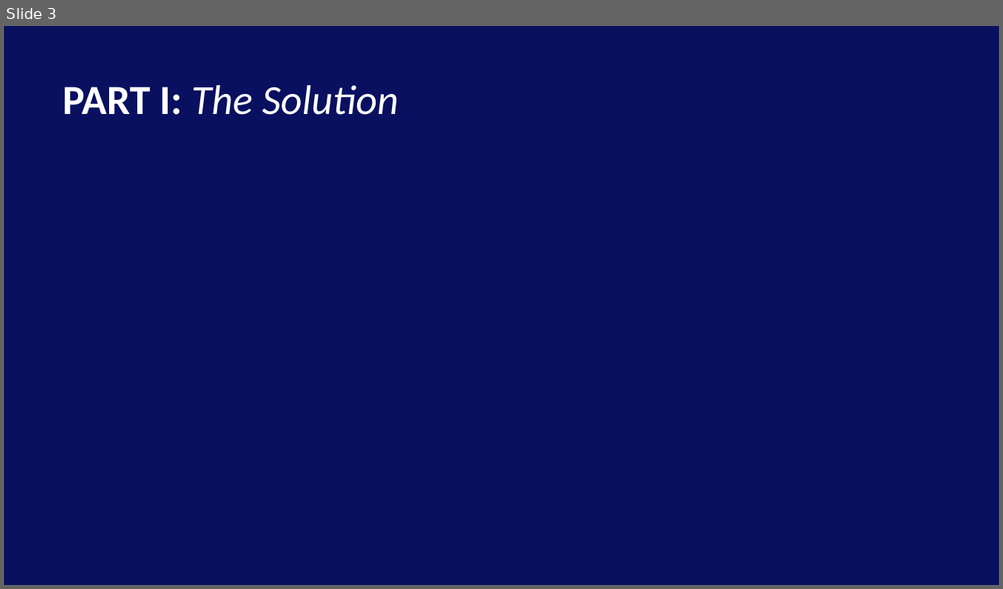
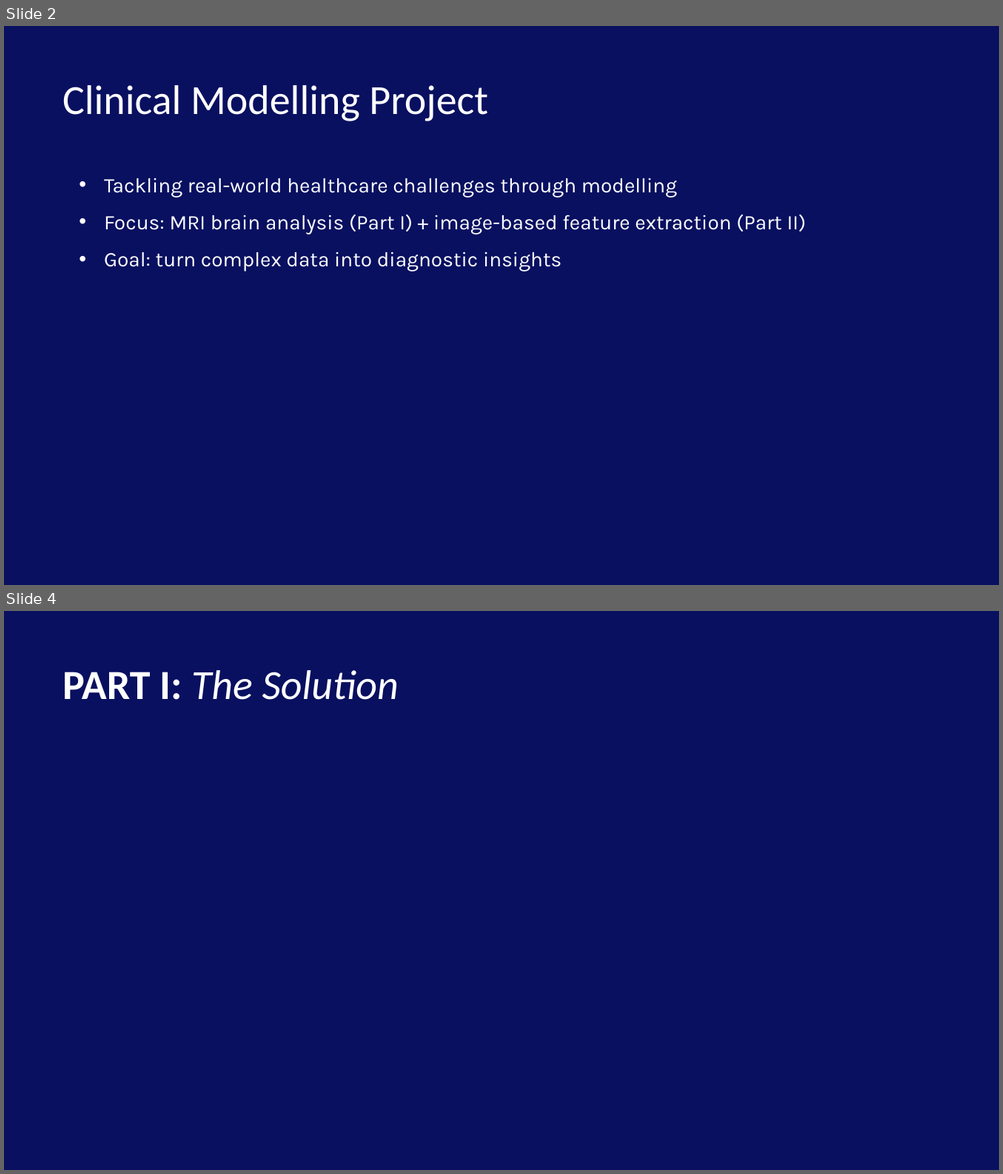
Before and after one commit to Neepa04/MXB201Group15, a slide deck: Report/Presentation.pptx. Shown one above the other, each under a label of ours: slide 3 before the commit, slides 2 and 4 after it; the slides between them are not shown. The pictures are 1003x589 and 1003x1174 pixels, drawn with LibreOffice and Linux fonts; fonts in the diff are those of the drawing; background and template pictures are left out. Boxes give left, top, right and bottom in pixels: in the first picture for what was removed or moved away, otherwise in the second. Text is boxed around its words. In the diff, an @@ line names an element or a change of style, - is before the commit and + after.

Commit message:
Add slide content in part I

```diff
--- a/Report/Presentation.pptx
+++ b/Report/Presentation.pptx
@@ slide 2 added at (4, 26, 999, 585), background picture (left out) @@
@@ title added at (62, 85, 488, 121), 40 pt, text #FFFFFF @@
+Clinical Modelling Project
@@ subtitle added at (104, 178, 806, 272), 20 pt, text #FFFFFF @@
+• Tackling real-world healthcare challenges through modelling
+• Focus: MRI brain analysis (Part I) + image-based feature extraction (Part II)
+• Goal: turn complex data into diagnostic insights
@@ what was slide 3 is now slide 4 @@
```
Also in this commit, not shown: 1 slide changed, 1 other slide added, 1 slide removed.
